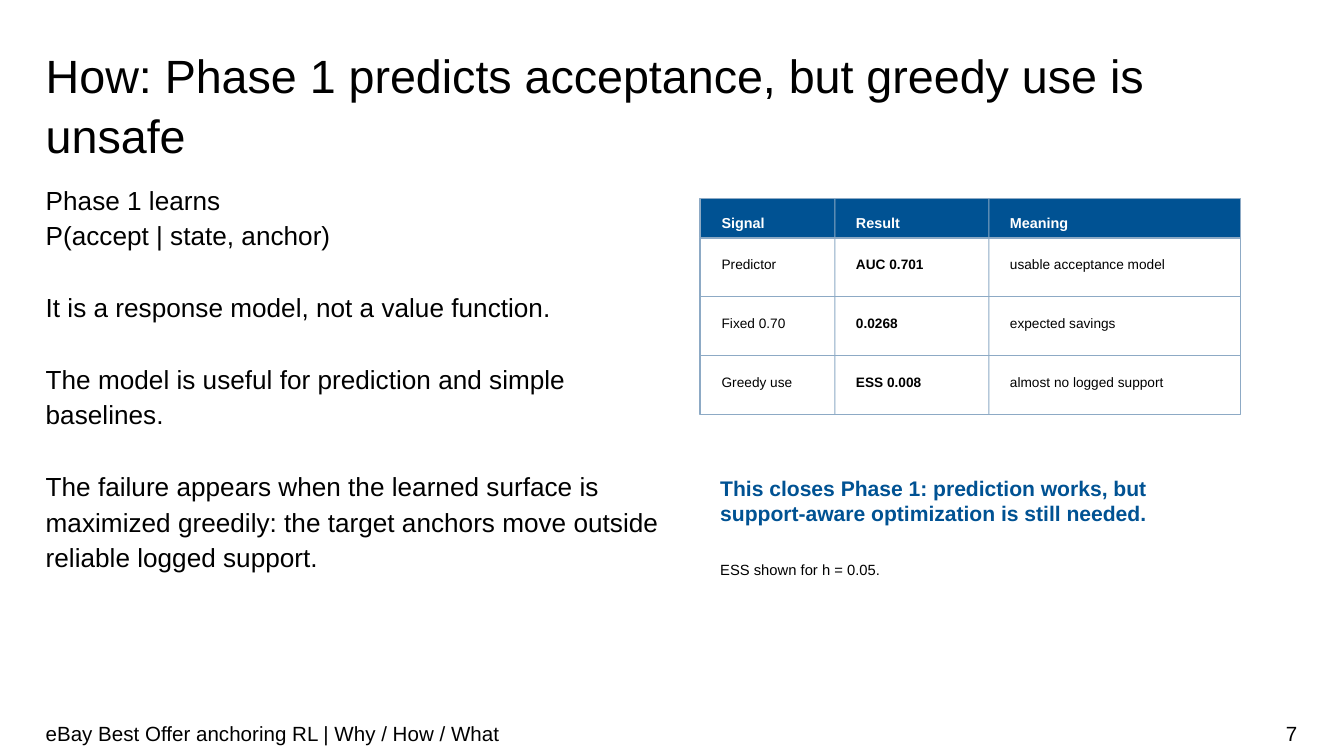
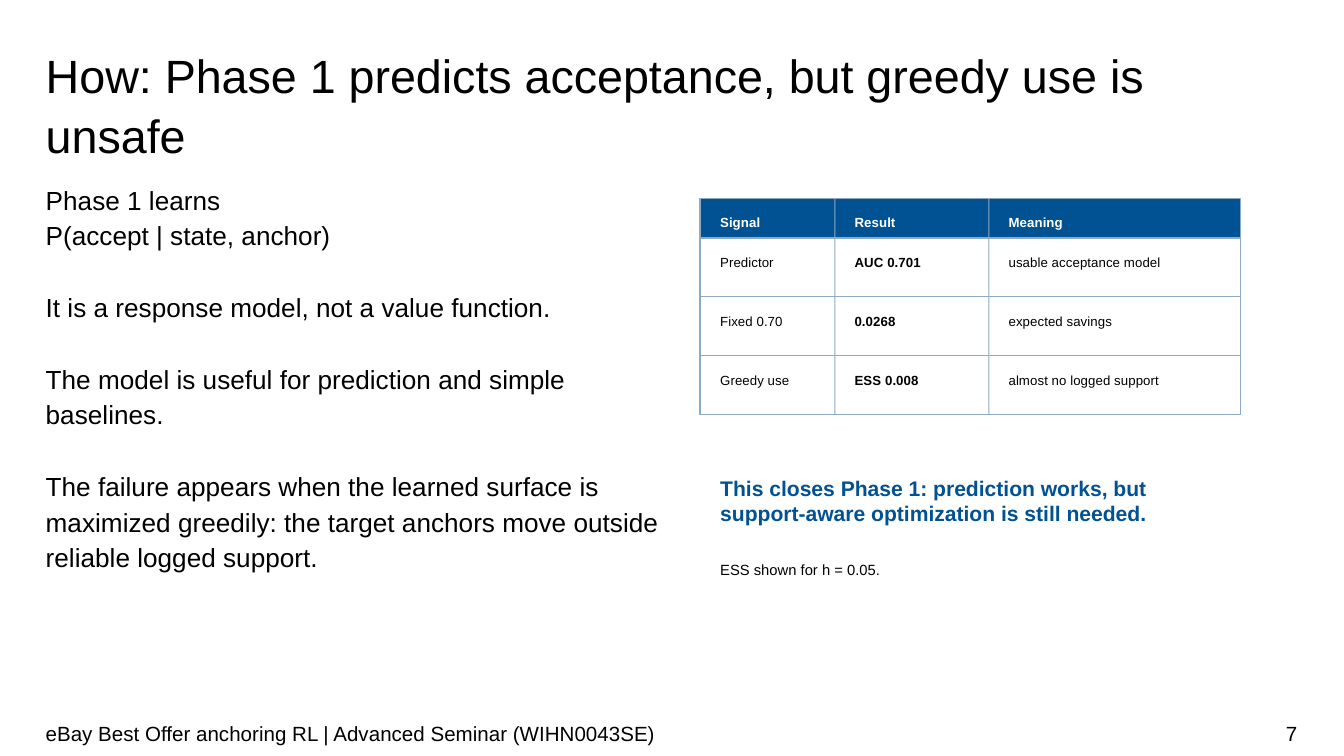
Before and after one commit to soluthan/ebay-anchoring-rl-final, a slide deck: slide 7 of report/ebay_anchoring_rl_presentation.pptx. Drawn at 1344x756 pixels with LibreOffice and Linux fonts; fonts in the diff are those of the drawing; background and template pictures are left out. Boxes give left, top, right and bottom in pixels: in the first picture for what was removed or moved away, otherwise in the second. Text is boxed around its words. In the diff, an @@ line names an element or a change of style, - is before the commit and + after.

```diff
--- a/report/ebay_anchoring_rl_presentation.pptx
+++ b/report/ebay_anchoring_rl_presentation.pptx
@@ size 7.7 to 7.1 pt in 3 elements at (x1=1009, y1=217, x2=1063, y2=230), (x1=855, y1=217, x2=896, y2=227), (x1=720, y1=217, x2=760, y2=230) @@
@@ size 7.3 to 7.1 pt in 9 elements at (x1=1009, y1=257, x2=1160, y2=270), (x1=1009, y1=316, x2=1112, y2=329), (x1=1009, y1=375, x2=1159, y2=388), (x1=855, y1=257, x2=920, y2=267), (x1=855, y1=316, x2=896, y2=326), (x1=855, y1=375, x2=918, y2=385), (x1=720, y1=257, x2=773, y2=267), (x1=720, y1=316, x2=783, y2=326), (x1=720, y1=375, x2=789, y2=388) @@
@@ text at (x1=46, y1=726, x2=655, y2=746): text changed @@
-eBay Best Offer anchoring RL | Why / How / What
+eBay Best Offer anchoring RL | Advanced Seminar (WIHN0043SE)
```
Also in this commit, not shown: 8 other slides changed, 3 slides added, 2 slides removed, 2 other files.
